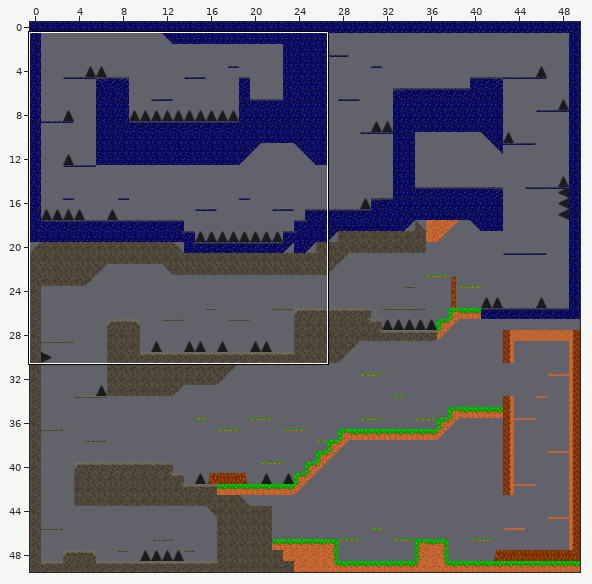
A Tiled map gets an edit: assets/Level1.tmx. Above, an overview of the earlier version with the close-up marked.
Close-up. Earlier state:
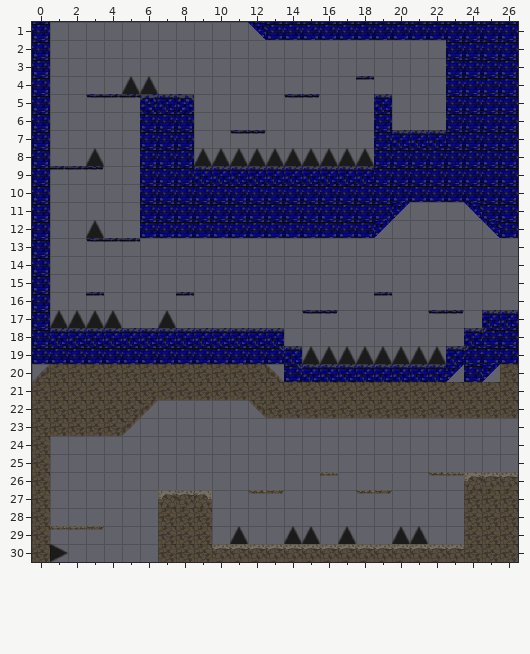
Cells are 32x32 px. Shown: x 0..26, y 1..30. The commit also changed other parts of the map, which this record leaves out.
Now the later version:
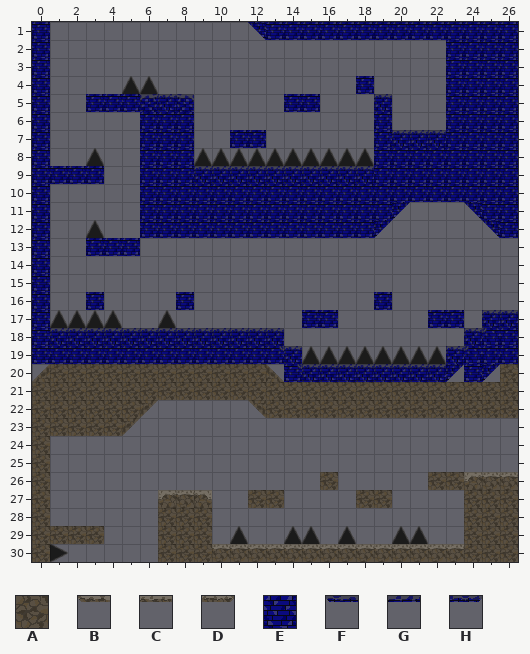
Key: from "TilesetUpdate": A 652, B 751, C 752, D 753, E 902, F 1001, G 1002, H 1003.
_ is an empty cell, . an unchanged one.
The edit:
--- layer "Plateforme"
@@ x 3..18 @@
- 4 ...............G
- 5 FGG........FH...
+ 4 ...............E
+ 5 EEE........EE...
@@ x 11..12 @@
- 7 FH
+ 7 EE
@@ x 1..3 @@
- 9 GGH
+ 9 EEE
@@ x 3..5 @@
-13 FGG
+13 EEE
@@ x 3..23 @@
-16 G....G..........G....
-17 ............FH.....FH
+16 E....E..........E....
+17 ............EE.....EE
@@ x 12..23 @@
-26 ....C.....BC
-27 BD....BD....
+26 ....A.....AA
+27 AA....AA....
@@ x 1..3 @@
-29 CCD
+29 AAA
